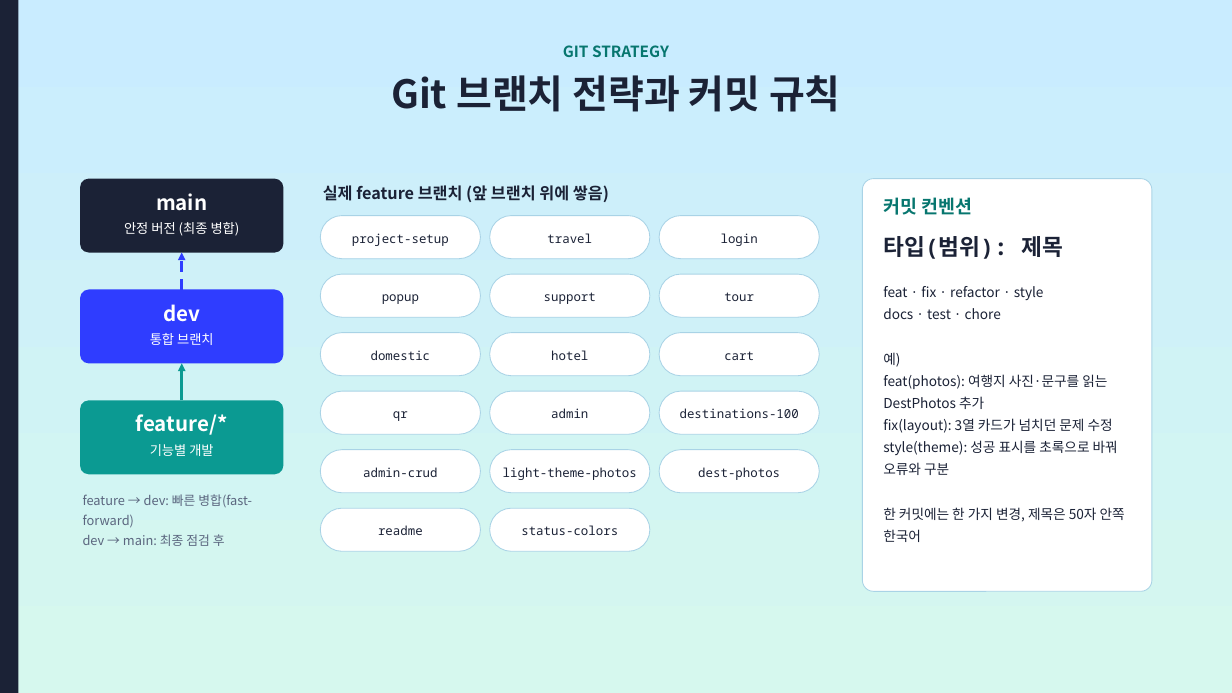
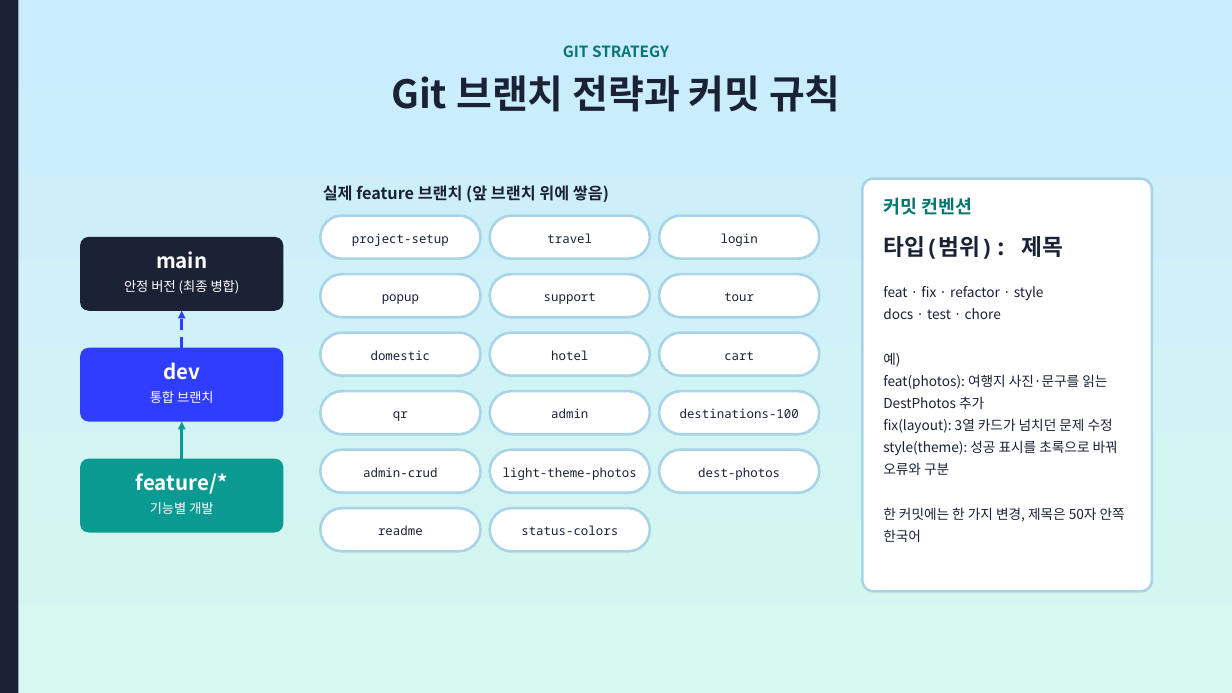
Before and after one commit to ho8566z/nado-gam_word, a slide deck: slide 27 of ppt_output/나도감_발표.pptx. Drawn at 1232x693 pixels with LibreOffice and Linux fonts; fonts in the diff are those of the drawing. Boxes give left, top, right and bottom in pixels: in the first picture for what was removed or moved away, otherwise in the second. Text is boxed around its words. In the diff, an @@ line names an element or a change of style, - is before the commit and + after.

```diff
--- a/ppt_output/나도감_발표.pptx
+++ b/ppt_output/나도감_발표.pptx
@@ outline #A9D3E6 1 pt to #A9D3E6 3 pt in 18 elements at box(320, 216, 480, 259), box(490, 216, 650, 259), box(659, 216, 819, 259), box(320, 274, 480, 317), box(490, 274, 650, 317), box(659, 274, 819, 317), box(320, 333, 480, 376), box(490, 333, 650, 376), box(659, 333, 819, 376), box(320, 391, 480, 434), box(490, 391, 650, 434), box(659, 391, 819, 434), box(320, 450, 480, 493), box(490, 450, 650, 493), box(659, 450, 819, 493), box(320, 508, 480, 551), box(490, 508, 650, 551), box(862, 179, 1152, 591) @@
@@ 6 texts, 3 rounded rectangles, 2 arrows: place and size @@
-6 texts, 3 rounded rectangles, 2 arrows at box(80, 179, 283, 474)
+6 texts, 3 rounded rectangles, 2 arrows at box(80, 237, 283, 533)
@@ text removed at box(83, 494, 252, 546) @@
-feature → dev: 빠른 병합(fast-forward)
-dev → main: 최종 점검 후
```
Also in this commit, not shown: 27 other slides changed, 1 other file.
